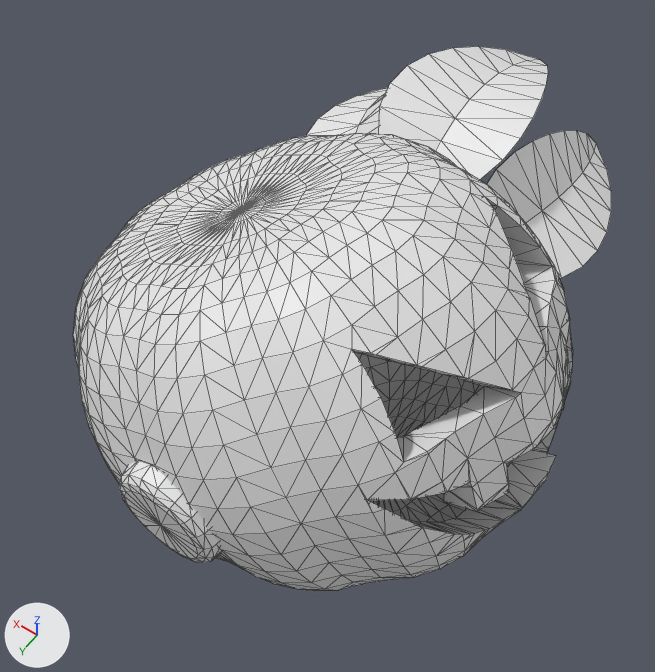
A saved change to the OBJ model assets/cue/pieces/jack_o_lantern/Pumpkin_Jack.obj.
The view is the same before and after, from a camera (50 mm lens) standing at (-0.912, 1.524, 2.028) and looking at (0.05, 0.177, -0.089). Arrows for +X, +Y and +Z are at lower left; the lights stay in place. The older version comes first. Mesh edges are drawn as thin lines. Where no turn or scale is listed for an object, it has been applied to the vertices. Vertices at exactly the same position are counted once.

Names of what the first picture shows: 'Pumpkin_Jack'.
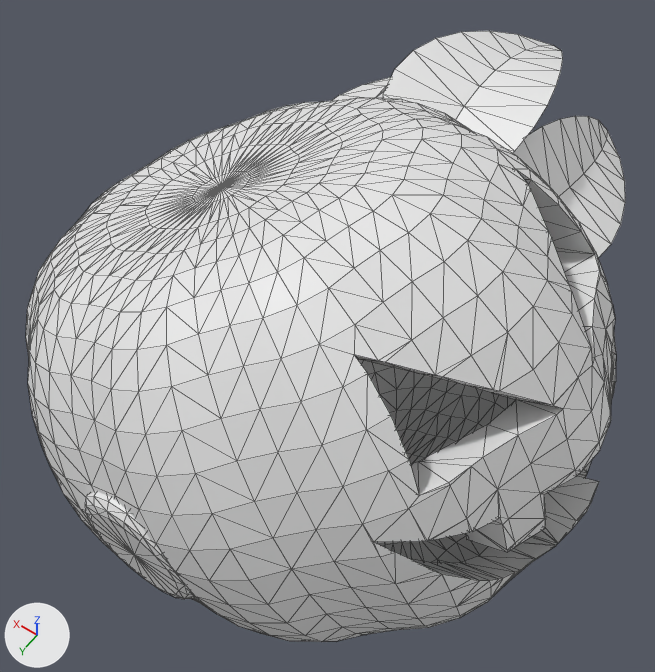
What differs and where, as boxes [x1, y1, x2, y2] in the pictures (655 x 672 px; the box of a moved part takes in the faces that stretch with it):
'Pumpkin_Jack', reshaped (11% wider, 12% taller): before [73, 47, 611, 591]; after [26, 31, 625, 642]
part 1 of me_pumpkin_jack, moved or reshaped: before [73, 133, 572, 591]; after [26, 98, 616, 642]
part 2 of me_pumpkin_jack, moved or reshaped: before [119, 461, 221, 562]; after [85, 492, 195, 599]
part 3 of me_pumpkin_jack, moved or reshaped: before [379, 47, 548, 180]; after [383, 31, 563, 153]
part 4 of me_pumpkin_jack, moved or reshaped: before [487, 131, 611, 278]; after [513, 116, 625, 258]
part 5 of me_pumpkin_jack, moved or reshaped: before [307, 88, 388, 136]; after [332, 77, 391, 101]

What the commit changed:
me_pumpkin_jack is used by ob_pumpkin_jack; location (0.0, 0.0, 0.0).
me_pumpkin_jack had 1564 vertices, 2934 faces and spanned x -0.71..0.71, y -0.95..0.95, z -0.63..0.63.
me_pumpkin_jack now has 1564 vertices, 2934 faces and spans x -0.83..0.83, y -1.04..1.04, z -0.73..0.73.
me_pumpkin_jack part 1: the loose piece of 1324 vertices spanning x -0.71..0.71, y -0.3..0.91, z -0.63..0.63 is scaled about its middle by 1.17, then moved by (0.0, 0.02, 0.0).
me_pumpkin_jack part 2: the loose piece of 110 vertices spanning x -0.16..0.16, y 0.82..0.95, z -0.16..0.16 is scaled about its middle by (1.17, 1, 1.17), then moved by (0.0, 0.09, 0.0).
me_pumpkin_jack part 3: the loose piece of 26 vertices spanning x -0.21..0.21, y -0.95..-0.19, z 0.23..0.43 is scaled about its middle by (1.07, 1.09, 1.08), then moved by (0.0, -0.06, 0.01).
me_pumpkin_jack part 4: the loose piece of 26 vertices spanning x -0.49..-0.17, y -0.88..-0.19, z 0.08..0.36 is scaled about its middle by 1.08, then moved by (-0.01, -0.06, 0.01).
me_pumpkin_jack part 5: the loose piece of 26 vertices spanning x 0.17..0.5, y -0.9..-0.19, z 0.07..0.36 is scaled about its middle by (1.07, 1.08, 1.07), then moved by (0.01, -0.06, 0.01).
Other edits to the shape of me_pumpkin_jack do not show in these pictures.
